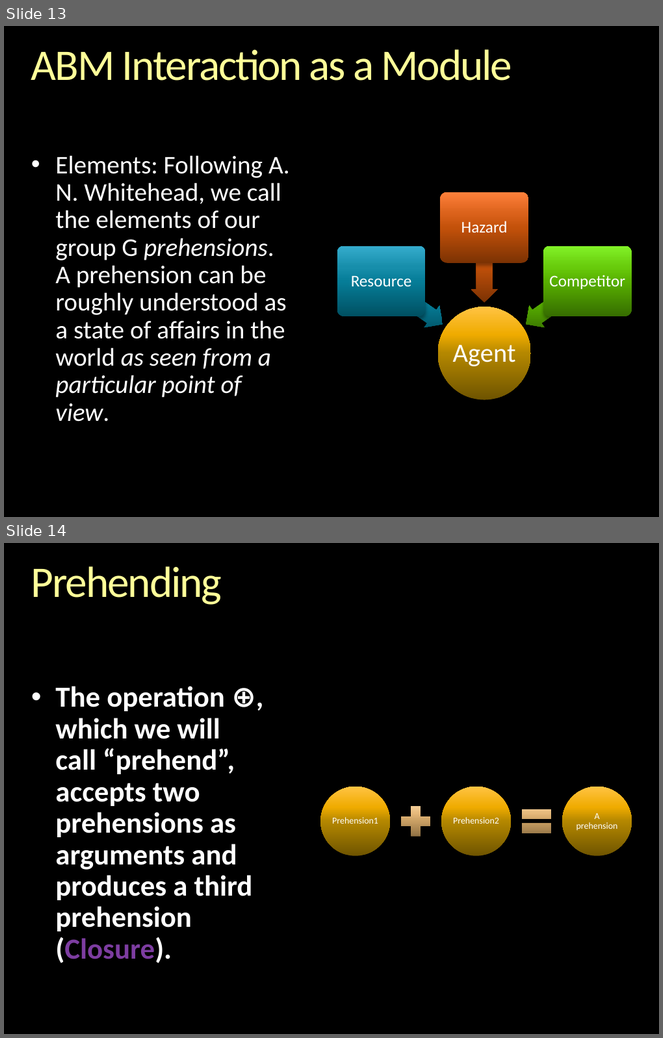
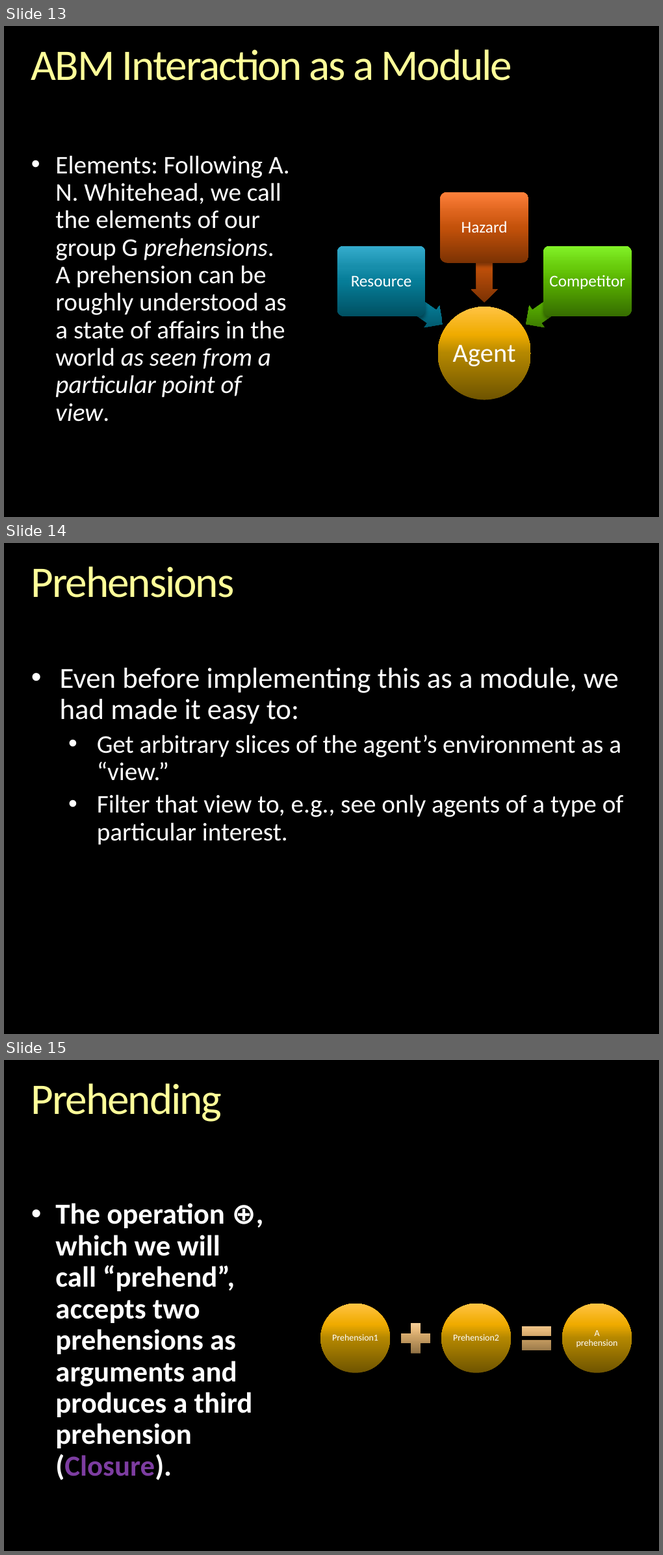
Before and after one commit to gcallah/indras_net, a slide deck: docs/ABMsAsAlgebraic.pptx. Shown one above the other, each under a label of ours: slides 13 and 14 before the commit, slides 13, 14 and 15 after it. The pictures are 663x1038 and 663x1555 pixels, drawn with LibreOffice and Linux fonts; fonts in the diff are those of the drawing; background and template pictures are left out. Boxes give left, top, right and bottom in pixels: in the first picture for what was removed or moved away, otherwise in the second. Text is boxed around its words. In the diff, an @@ line names an element or a change of style, - is before the commit and + after.

```diff
--- a/docs/ABMsAsAlgebraic.pptx
+++ b/docs/ABMsAsAlgebraic.pptx
@@ slide 14 added at bbox=[4, 543, 659, 1034], background picture (left out) @@
@@ title added at bbox=[31, 566, 234, 598], 48 pt, text gradient #FFFFB9 to #FFFF99 to #F6AE1E @@
+Prehensions
@@ text added at bbox=[60, 668, 624, 845], 28 pt, text #FFFFFF @@
+• Even before implementing this as a module, we had made it easy to:
+  • Get arbitrary slices of the agent’s environment as a “view.”
+  • Filter that view to, e.g., see only agents of a type of particular interest.
@@ what was slide 14 is now slide 15 @@
```
Also in this commit, not shown: 1 slide changed.
